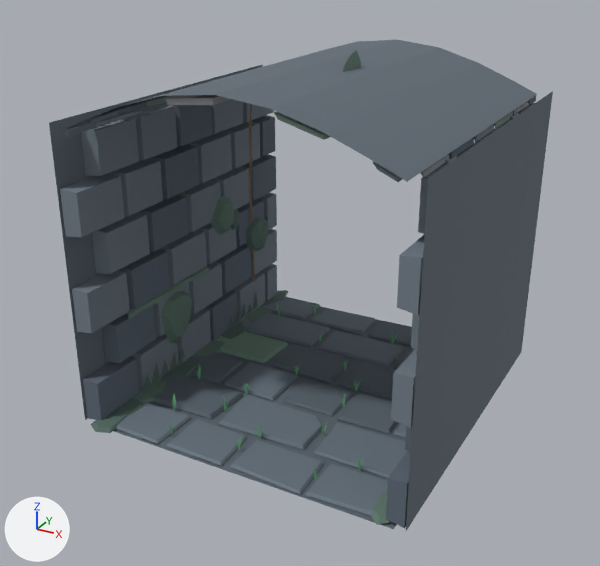
Before and after pictures for a commit that changed the glTF model assets/models/tile_corridor_straight.glb.
Before and after are seen from a camera (50 mm lens) standing at (4.06, -7.86, 5.22) and looking at (-0.12, -0.27, 1.42). Lighting does not change. The marker at lower left points along +X, +Y and +Z. The first picture is the older version. Vertices at exactly the same position are counted once.

In view in the first picture: 'Tile_Corridor_Straight'.
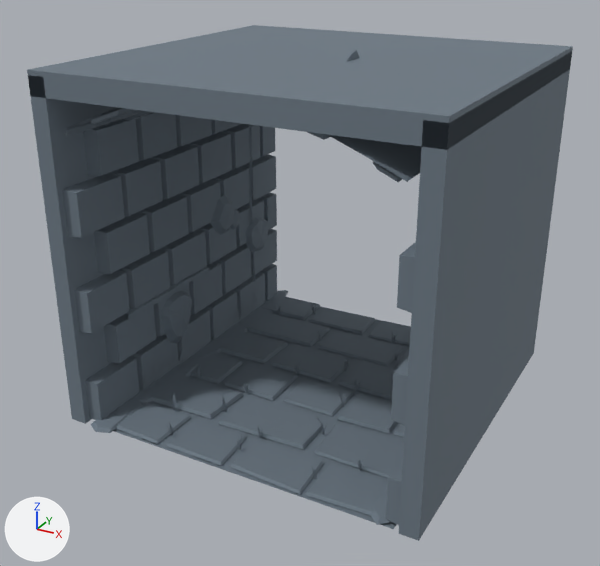
What changed in the scene script:
```text
Change me_tile_corridor_straight_mesh:
    remove me_tile_corridor_straight_mesh.from_pydata(...)  # 3261 vertices, 3887 faces; spans x -1.95..1.95, y -2.13..2.28, z -0.01..3.98
    remove me_tile_corridor_straight_mesh.materials.append(mat_m_cave_flower)  # blue #d3eaff, glowing blue #94c0ff
    remove me_tile_corridor_straight_mesh.materials.append(mat_m_flower_center)  # yellow #ffec76, glowing yellow #ffe45e
    remove me_tile_corridor_straight_mesh.materials.append(mat_m_cave_flower_pink)  # pale pink #f9ddf1, glowing pink #ffb7ea
    remove me_tile_corridor_straight_mesh.materials.append(mat_m_dungeon_lichen)  # greyish green #698176
    add me_tile_corridor_straight_mesh.from_pydata(...)  # 3285 vertices, 3923 faces; spans x -2.1..2.1, y -2.13..2.28, z -0.01..3.98
    me_tile_corridor_straight_mesh part 1: a new loose piece, a box spanning x -2.1..-1.9, y -2.05..2.05, z 0.0..3.85, in mat_m_dungeon_floor (greyish blue #6c7984)
    me_tile_corridor_straight_mesh part 2: a new loose piece, a box spanning x 1.9..2.1, y -2.05..2.05, z 0.0..3.85, in mat_m_dungeon_floor (greyish blue #6c7984)
    me_tile_corridor_straight_mesh part 3: a new loose piece, a box spanning x -2.1..2.1, y -2.05..2.05, z 3.65..3.9, in mat_m_dungeon_floor (greyish blue #6c7984)
    me_tile_corridor_straight_mesh part 4: 322 faces spanning x -1.9..1.91, y -2.13..2.19, z 0.01..3.12 switch from mat_m_dungeon_moss (greyish green #556c65) to mat_m_dungeon_floor (greyish blue #6c7984)
    me_tile_corridor_straight_mesh part 5: 740 faces spanning x -1.93..1.93, y -1.98..1.98, z 0.02..3.82 switch from mat_m_dungeon_stone (greyish blue #737e89) to mat_m_dungeon_floor (greyish blue #6c7984)
    me_tile_corridor_straight_mesh part 6: 286 faces spanning x -1.95..1.95, y -2.0..2.0, z -0.01..3.85 switch from mat_m_floor_grout (greyish blue #616c76) to mat_m_dungeon_floor (greyish blue #6c7984)
    me_tile_corridor_straight_mesh part 7: 288 faces spanning x -1.75..1.75, y -0.06..1.39, z 0.39..3.82 switch from mat_m_root_wood (brown #907359) to mat_m_dungeon_floor (greyish blue #6c7984)
    me_tile_corridor_straight_mesh part 8: 430 faces spanning x -1.93..1.93, y -1.98..1.98, z 0.02..3.82 switch from mat_m_dungeon_stone_dark (greyish blue #5d6976) to mat_m_dungeon_floor (greyish blue #6c7984)
    me_tile_corridor_straight_mesh part 9: 289 faces spanning x -1.9..1.91, y -2.05..2.28, z 0.01..3.98 switch from mat_m_dungeon_moss_light (greyish green #617c6f) to mat_m_dungeon_floor (greyish blue #6c7984)
    me_tile_corridor_straight_mesh part 10: 99 faces spanning x -1.76..1.76, y -1.31..1.99, z 0.0..0.05 switch from mat_m_dungeon_floor_dark (greyish blue #5d6973) to mat_m_dungeon_floor (greyish blue #6c7984)
    me_tile_corridor_straight_mesh part 11: 10 faces spanning x -1.75..-0.83, y 0.1..0.71, z 0.0..0.05 switch from mat_m_dungeon_floor_mossy (greyish green #769384) to mat_m_dungeon_floor (greyish blue #6c7984)
    me_tile_corridor_straight_mesh part 12: 610 faces spanning x -1.43..1.33, y -1.81..1.68, z 0.01..0.22 switch from mat_m_dungeon_grass (green #6fb581) to mat_m_dungeon_floor (greyish blue #6c7984)
    me_tile_corridor_straight_mesh part 13: 150 faces spanning x -1.77..1.78, y -1.98..1.98, z 3.28..3.82 switch from mat_m_dungeon_stone_warm (grey #909397) to mat_m_dungeon_floor (greyish blue #6c7984)
    me_tile_corridor_straight_mesh part 14: 150 faces spanning x -1.78..1.78, y -1.98..1.98, z 3.28..3.82 switch from mat_m_dungeon_stone_mossy (grey #768b81) to mat_m_dungeon_floor (greyish blue #6c7984)
    me_tile_corridor_straight_mesh part 15: 10 faces spanning x -1.74..1.74, y -1.66..1.4, z 0.04..0.43 switch from mat_m_dungeon_moss_dark (greyish green #4b6159) to mat_m_dungeon_floor (greyish blue #6c7984)
    other edits to the shape of me_tile_corridor_straight_mesh do not show in these pictures
```

What differs and where, as boxes [x1, y1, x2, y2] in the pictures (600 x 566 px):
'Tile_Corridor_Straight', reshaped (8% wider)
    before: [49, 40, 553, 531]
    after: [27, 25, 573, 541]
part 1 of me_tile_corridor_straight_mesh, added
    after: [28, 76, 223, 424]
part 2 of me_tile_corridor_straight_mesh, added
    after: [399, 53, 572, 541]
part 3 of me_tile_corridor_straight_mesh, added
    after: [27, 25, 573, 150]
part 4 of me_tile_corridor_straight_mesh, recoloured
    both: [91, 210, 288, 433]
part 5 of me_tile_corridor_straight_mesh, edited (looks the same)
    both: [62, 110, 416, 426]
part 6 of me_tile_corridor_straight_mesh, edited (looks the same)
    both: [64, 107, 422, 529]
part 7 of me_tile_corridor_straight_mesh, recoloured
    before: [249, 104, 255, 273]
    after: [249, 124, 255, 273]
part 8 of me_tile_corridor_straight_mesh, edited (looks the same)
    both: [85, 108, 403, 525]
part 9 of me_tile_corridor_straight_mesh, edited (looks the same)
    both: [132, 50, 391, 525]
part 10 of me_tile_corridor_straight_mesh, edited (looks the same)
    both: [153, 321, 411, 434]
part 11 of me_tile_corridor_straight_mesh, recoloured
    both: [220, 331, 288, 364]
part 12 of me_tile_corridor_straight_mesh, recoloured
    both: [167, 304, 398, 479]
part 13 of me_tile_corridor_straight_mesh, recoloured
    before: [96, 95, 528, 177]
    after: [96, 111, 143, 127]
part 14 of me_tile_corridor_straight_mesh, recoloured
    before: [114, 96, 513, 140]
    after: [114, 119, 330, 140]
part 15 of me_tile_corridor_straight_mesh, recoloured
    before: [228, 295, 409, 488]
    after: [228, 295, 257, 328]
